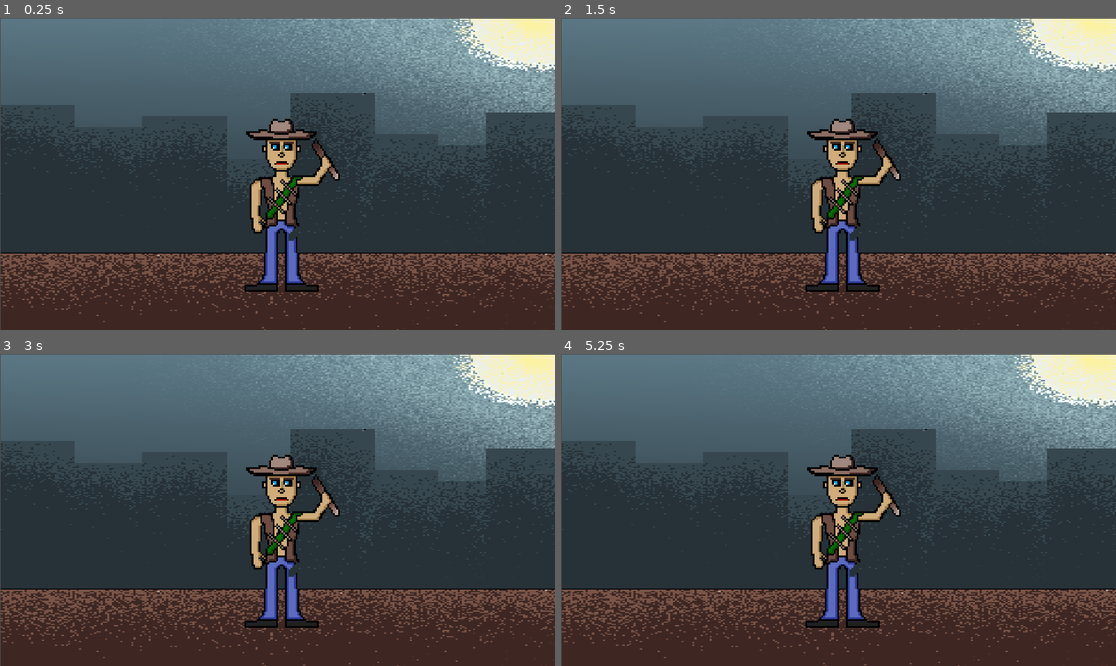
Above: before the commit, frames 1-4 (two rows, left to right).
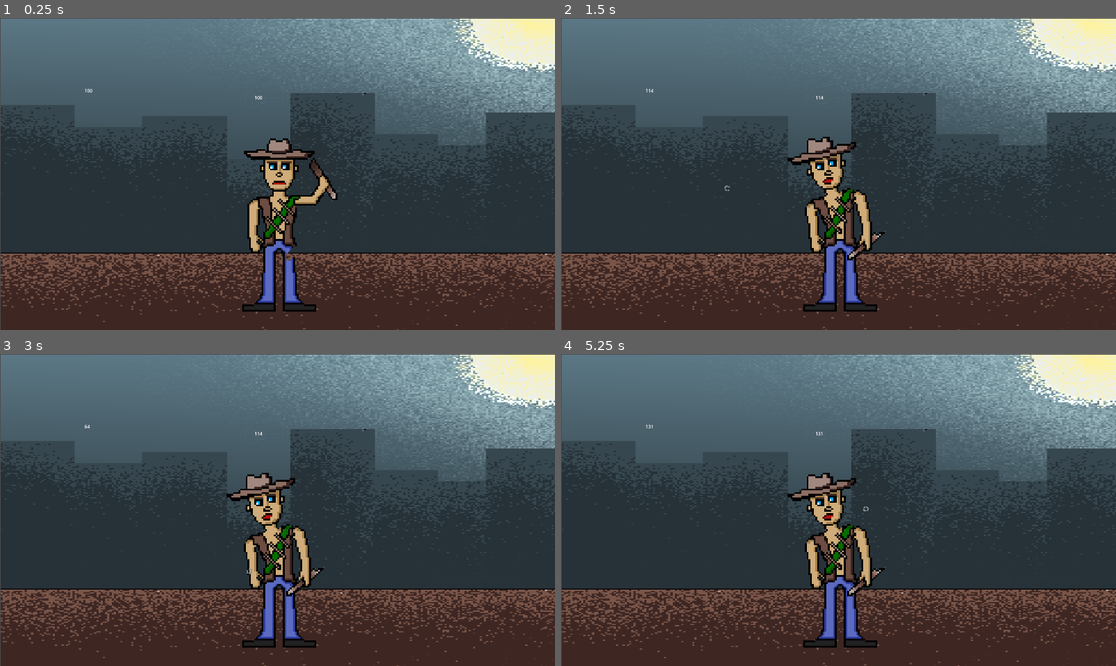
Above: after the commit, the same moments.

Repository: JamesCooks589/IMY300_MG2P2
Game: Godot game, scene res://Scenes/Clicker/clicker.tscn
Same seed, same stepped clock (60 frames per second), same inputs: the game is played once before the commit and once after it. The project has no main scene, so this scene is started directly.
Inputs (mouse positions are in pixels of both pictures, inside the frame that each line leads up to):
- Up to frame 1 (0.25 s): no input
- Up to frame 2 (1.5 s): tap Enter at 0.5 s; move the mouse to (960, 158) at 0.52 s; click (960, 158) at 0.6 s; tap Space at 1.25 s; move the mouse to (727, 189) at 1.27 s; click (727, 189) at 1.35 s
- Up to frame 3 (3 s): tap Enter at 2 s; move the mouse to (333, 441) at 2.02 s; click (333, 441) at 2.1 s; tap Space at 2.75 s; move the mouse to (249, 572) at 2.77 s; click (249, 572) at 2.85 s
- Up to frame 4 (5.25 s): tap Enter at 3.5 s; move the mouse to (1005, 556) at 3.52 s; click (1005, 556) at 3.6 s; tap Space at 4.25 s; move the mouse to (672, 463) at 4.27 s; click (672, 463) at 4.35 s; move the mouse to (866, 510) at 5.02 s; click (866, 510) at 5.1 s

The runs differ from the first frame. In frame 1, 5.0% of the frame differs, in the area x 15-62%, y 22-95%; in frame 2, 5.5%; in frame 3, 5.5%; in frame 4, 5.5%.

Commit message:
Zookified

Diff:
--- /dev/null
+++ b/Scenes/Clicker/Particles/particles.tscn
@@ -0,0 +1,100 @@
+[gd_scene load_steps=5 format=3 uid="uid://bheochscgcht0"]
+
+[sub_resource type="Curve" id="Curve_6005o"]
+_data = [Vector2(0.157303, 1), 0.0, 0.0, 0, 0, Vector2(0.97191, 0.208791), 0.0, 0.0, 0, 0]
+point_count = 2
+
+[sub_resource type="Animation" id="Animation_6yhwa"]
+resource_name = "default"
+length = 2.0
+tracks/0/type = "value"
+tracks/0/imported = false
+tracks/0/enabled = true
+tracks/0/path = NodePath(".:emitting")
+tracks/0/interp = 1
+tracks/0/loop_wrap = true
+tracks/0/keys = {
+"times": PackedFloat32Array(0),
+"transitions": PackedFloat32Array(1),
+"update": 1,
+"values": [true]
+}
+tracks/1/type = "method"
+tracks/1/imported = false
+tracks/1/enabled = true
+tracks/1/path = NodePath(".")
+tracks/1/interp = 1
+tracks/1/loop_wrap = true
+tracks/1/keys = {
+"times": PackedFloat32Array(2),
+"transitions": PackedFloat32Array(1),
+"values": [{
+"args": [],
+"method": &"queue_free"
+}]
+}
+
+[sub_resource type="Animation" id="Animation_erlup"]
+length = 2.0
+tracks/0/type = "value"
+tracks/0/imported = false
+tracks/0/enabled = true
+tracks/0/path = NodePath(".:emitting")
+tracks/0/interp = 1
+tracks/0/loop_wrap = true
+tracks/0/keys = {
+"times": PackedFloat32Array(0),
+"transitions": PackedFloat32Array(1),
+"update": 1,
+"values": [true]
+}
+tracks/1/type = "method"
+tracks/1/imported = false
+tracks/1/enabled = true
+tracks/1/path = NodePath(".")
+tracks/1/interp = 1
+tracks/1/loop_wrap = true
+tracks/1/keys = {
+"times": PackedFloat32Array(2),
+"transitions": PackedFloat32Array(1),
+"values": [{
+"args": [],
+"method": &"queue_free"
+}]
+}
+
+[sub_resource type="AnimationLibrary" id="AnimationLibrary_ccuh1"]
+_data = {
+"RESET": SubResource("Animation_erlup"),
+"default": SubResource("Animation_6yhwa")
+}
+
+[node name="Particles" type="Node2D"]
+
+[node name="CPUParticles2D" type="CPUParticles2D" parent="."]
+amount = 30
+lifetime = 0.5
+one_shot = true
+explosiveness = 1.0
+randomness = 0.24
+emission_shape = 5
+emission_points = PackedVector2Array()
+emission_normals = PackedVector2Array()
+emission_colors = PackedColorArray()
+spread = 180.0
+gravity = Vector2(0, 10)
+initial_velocity_min = 40.0
+initial_velocity_max = 60.0
+scale_amount_min = 2.0
+scale_amount_max = 4.0
+scale_amount_curve = SubResource("Curve_6005o")
+color = Color(0.502958, 0.550672, 0.570868, 1)
+
+[node name="AnimationPlayer" type="AnimationPlayer" parent="CPUParticles2D"]
+libraries = {
+"": SubResource("AnimationLibrary_ccuh1")
+}
+autoplay = "RESET"
+
+[node name="Camera2D" type="Camera2D" parent="CPUParticles2D"]
+zoom = Vector2(5, 5)
--- a/Scenes/Clicker/clicker.gd
+++ b/Scenes/Clicker/clicker.gd
@@ -1,13 +1,54 @@
 extends Node2D
-
+var npc_current_hp = 0
+var npc_max_hp = 100
+var particles = load("res://Scenes/Clicker/Particles/particles.tscn")
 
 # Called when the node enters the scene tree for the first time.
 func _ready():
-	pass # Replace with function body.
+	npc_max_hp = npc_max_hp * State.current_level
+	npc_current_hp = npc_max_hp
 
 
 # Called every frame. 'delta' is the elapsed time since the previous frame.
-func _process(delta):
+func _process(_delta):
+	if npc_current_hp <= 0:
+		do_damage()
+	$Label.text = str(npc_current_hp)
+	$Label2.text = str(npc_max_hp)
+
+func healthbar_update():
 	pass
-func _unhandled_input(event):
-	pass
+
+
+
+func do_damage():
+	if npc_current_hp > 0:
+		var crit_chance = randi_range(1,5)
+		if crit_chance == 3:
+			npc_current_hp -= 50 * State.damage_level * 2
+		else:
+			npc_current_hp -= 50 * State.damage_level
+	else:
+		State.current_level += 1
+		npc_max_hp = floor(npc_max_hp * 1.15)
+		npc_current_hp = npc_max_hp
+	healthbar_update()
+
+
+
+func _on_area_2d_input_event(_viewport, event, _shape_idx):
+	if Input.is_action_just_pressed("mouse_click"):
+		spawn_particles(event.position)
+		$AnimatedSprite2D.play("flinch")
+		do_damage()
+
+
+func spawn_particles(position: Vector2):
+	var particle_instance = particles.instantiate()  # Create particle instance
+	particle_instance.global_position = position  # Set particle position to mouse click position
+	add_child(particle_instance)  # Add the particle instance to the scene tree
+
+
+func _on_animated_sprite_2d_animation_finished():
+	if $AnimatedSprite2D.animation == "flinch":
+		$AnimatedSprite2D.play("idle")
--- a/Scenes/Clicker/clicker.tscn
+++ b/Scenes/Clicker/clicker.tscn
@@ -1,29 +1,40 @@
-[gd_scene load_steps=5 format=3 uid="uid://cj6qpgkmi7ri4"]
+[gd_scene load_steps=7 format=3 uid="uid://cj6qpgkmi7ri4"]
 
 [ext_resource type="Script" path="res://Scenes/Clicker/clicker.gd" id="1_pf6we"]
 [ext_resource type="Texture2D" uid="uid://c5c2pmbx1mxi5" path="res://Assets/Dodging/background_stake.png" id="2_f3tx2"]
 [ext_resource type="Texture2D" uid="uid://edv1i321vxqk" path="res://Assets/Clicker/vampire_hunter_idle.png" id="3_a16bu"]
+[ext_resource type="Texture2D" uid="uid://dj88h37aqj7aq" path="res://Assets/Clicker/vampire_hunter_flinch.png" id="3_u7ht2"]
 
 [sub_resource type="SpriteFrames" id="SpriteFrames_ge6vv"]
 animations = [{
-"frames": [],
-"loop": true,
+"frames": [{
+"duration": 1.0,
+"texture": ExtResource("3_u7ht2")
+}],
+"loop": false,
 "name": &"flinch",
 "speed": 5.0
 }, {
 "frames": [{
 "duration": 1.0,
 "texture": ExtResource("3_a16bu")
+}, {
+"duration": 1.0,
+"texture": ExtResource("3_a16bu")
 }],
-"loop": true,
+"loop": false,
 "name": &"idle",
 "speed": 5.0
 }]
+
+[sub_resource type="RectangleShape2D" id="RectangleShape2D_lqkjv"]
+size = Vector2(1018, 690)
 
 [node name="clicker" type="Node2D"]
 script = ExtResource("1_pf6we")
 
 [node name="BackgroundStake" type="Sprite2D" parent="."]
+z_index = -1
 texture_filter = 1
 position = Vector2(967, 546)
 scale = Vector2(0.753125, 0.421875)
@@ -33,8 +44,30 @@
 position = Vector2(961, 544)
 
 [node name="AnimatedSprite2D" type="AnimatedSprite2D" parent="."]
-position = Vector2(975, 561)
+position = Vector2(967, 629)
 scale = Vector2(0.610937, 0.610937)
 sprite_frames = SubResource("SpriteFrames_ge6vv")
 animation = &"idle"
 autoplay = "idle"
+
+[node name="Area2D" type="Area2D" parent="."]
+
+[node name="CollisionShape2D" type="CollisionShape2D" parent="Area2D"]
+position = Vector2(970, 704)
+shape = SubResource("RectangleShape2D_lqkjv")
+
+[node name="Label" type="Label" parent="."]
+offset_left = 294.0
+offset_top = 243.0
+offset_right = 334.0
+offset_bottom = 266.0
+rotation = 0.0485435
+
+[node name="Label2" type="Label" parent="."]
+offset_left = 881.0
+offset_top = 268.0
+offset_right = 921.0
+offset_bottom = 291.0
+
+[connection signal="animation_finished" from="AnimatedSprite2D" to="." method="_on_animated_sprite_2d_animation_finished"]
+[connection signal="input_event" from="Area2D" to="." method="_on_area_2d_input_event"]
--- a/Scenes/state.gd
+++ b/Scenes/state.gd
@@ -1,13 +1,7 @@
 extends Node
 # Clicker game variables
 var current_level = 1
-
-
-# Called when the node enters the scene tree for the first time.
-func _ready():
-	pass # Replace with function body.
-
-
-# Called every frame. 'delta' is the elapsed time since the previous frame.
-func _process(delta):
-	pass
+var damage_level = 1
+var damage_upgrade_cost = 1
+var coin_value = 0
+var upgrade_level = 2
--- a/project.godot
+++ b/project.godot
@@ -22,3 +22,11 @@
 
 window/size/viewport_width=1920
 window/size/viewport_height=1080
+
+[input]
+
+mouse_click={
+"deadzone": 0.5,
+"events": [Object(InputEventMouseButton,"resource_local_to_scene":false,"resource_name":"","device":-1,"window_id":0,"alt_pressed":false,"shift_pressed":false,"ctrl_pressed":false,"meta_pressed":false,"button_mask":1,"position":Vector2(138, 15),"global_position":Vector2(142, 56),"factor":1.0,"button_index":1,"canceled":false,"pressed":true,"double_click":false,"script":null)
+]
+}
